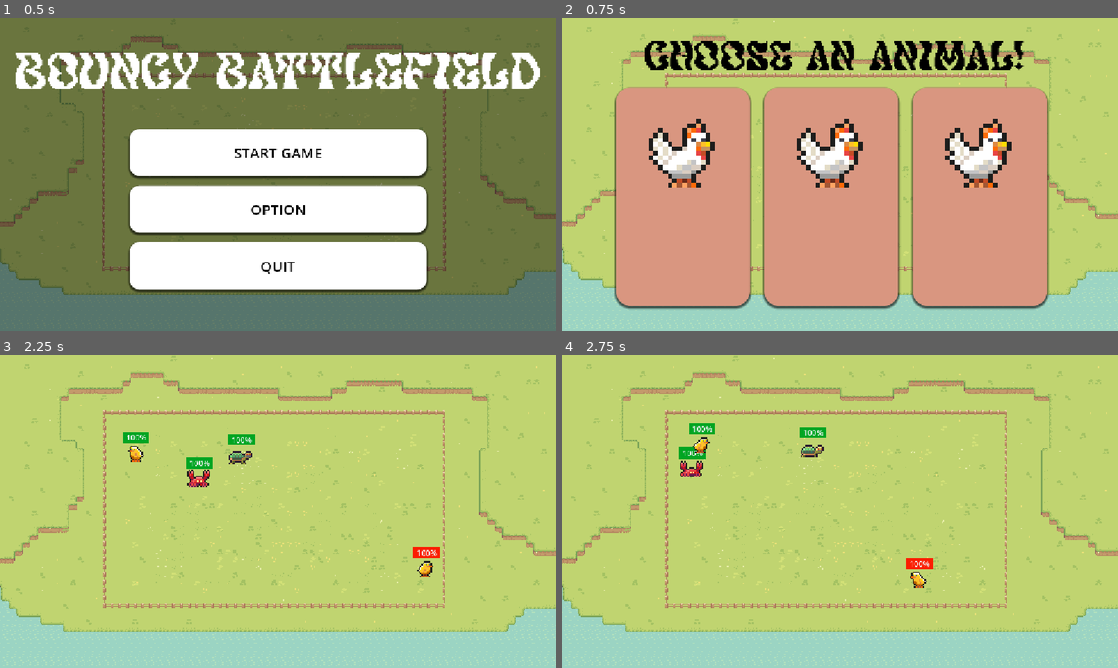
Above: before the commit, frames 1-4 (two rows, left to right).
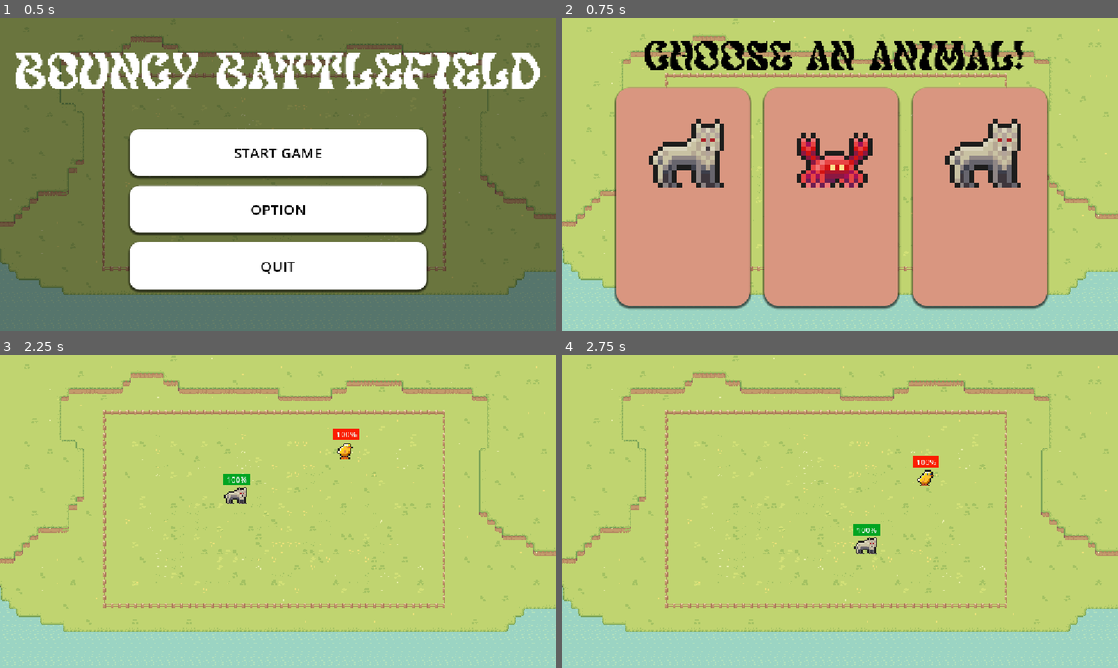
Above: after the commit, the same moments.

Repository: NNKD-Kevin/haven-project
Game: Godot game, scene res://scenes/main_menu.tscn
The game is run twice, just before and just after one commit, with the same random seed, the same clock (stepped at 60 frames per second) and the same inputs.
Inputs (mouse positions are in pixels of both pictures, inside the frame that each line leads up to):
- Up to frame 1 (0.5 s): no input
- Up to frame 2 (0.75 s): click "START GAME" at 0.5 s
- Up to frame 3 (2.25 s): click (122, 533) at 1.25 s; tap Enter at 2 s; move the mouse to (400, 495) at 2.02 s; hold Right from 2.03 s (still down); tap Space (start) at 2.1 s; click (400, 495) at 2.17 s
- Up to frame 4 (2.75 s): keep holding Right

Frame 1 is identical in both runs. In frame 2, 6.5% of the frame differs, in the area x 15-83%, y 32-55%; in frame 3, 1.8%; in frame 4, 1.8%.

Commit message:
Recruit system

Diff:
--- a/haven-game/script/global.gd
+++ b/haven-game/script/global.gd
@@ -1,6 +1,6 @@
 extends Node
 var battle_started=false
-var animals=['good_crab','good_chick','good_turtle']
+var animals=[]
 var enemies=[]
 var level=1
 
--- a/haven-game/script/recruit.gd
+++ b/haven-game/script/recruit.gd
@@ -4,22 +4,42 @@
 @onready var option1: AnimatedSprite2D = $"Option 1/AnimatedSprite2D"
 @onready var option2: AnimatedSprite2D = $Option2/AnimatedSprite2D
 @onready var option3: AnimatedSprite2D = $Option3/AnimatedSprite2D
-
+@onready var sprites=[option1,option2,option3]
+var choices=[]
 func _ready():
+	randomize()
 	h_box_container.visible = true
 	label.visible = true
 	option1.visible = true
 	option2.visible = 	true
 	option3.visible = true
+	choices=[]
+	for sprite in sprites:
+		var gacha=randi_range(1,4)
+		if gacha==1:
+			sprite.play('Chicken')
+			choices.append('good_chicken')
+		elif gacha==2:
+			sprite.play('Crab')
+			choices.append('good_crab')
+		elif gacha==3:
+			sprite.play('Turtle')
+			choices.append('good_turtle')
+		elif gacha==4:
+			sprite.play('Wolf')
+			choices.append('good_wolf')
 func _on_option_1_pressed() -> void:
 	h_box_container.visible = false
 	label.visible = false
 	option1.visible = false
+	Global.animals.append(choices[0])
 func _on_option_2_pressed() -> void:
 	h_box_container.visible = false
 	label.visible = false
 	option2.visible = false
+	Global.animals.append(choices[1])
 func _on_option_3_pressed() -> void:
 	h_box_container.visible = false
 	label.visible = false
 	option3.visible = false
+	Global.animals.append(choices[2])
--- a/haven-game/script/stage_level.gd
+++ b/haven-game/script/stage_level.gd
@@ -20,42 +20,34 @@
 func spawn_type(type):
 	if type == "good_crab":
 		var good_crab = good_crab_path.instantiate()
-		randomize()
 		good_crab.global_position = Vector2(randi_range(300,500),randi_range(150,500))
 		get_parent().add_child(good_crab)
 	if type=="good_chick":
 		var good_chick = good_chick_path.instantiate()
-		randomize()
 		good_chick.global_position = Vector2(randi_range(300,500),randi_range(150,500))
 		get_parent().add_child(good_chick)
 	if type=="good_wolf":
 		var good_wolf = good_wolf_path.instantiate()
-		randomize()
 		good_wolf.global_position = Vector2(randi_range(300,500),randi_range(150,500))
 		get_parent().add_child(good_wolf)
 	if type=="good_turtle":
 		var good_turtle = good_turtle_path.instantiate()
-		randomize()
 		good_turtle.global_position = Vector2(randi_range(300,500),randi_range(150,500))
 		get_parent().add_child(good_turtle)
 	if type == "bad_crab":
 		var bad_crab = bad_crab_path.instantiate()
-		randomize()
 		bad_crab.global_position = Vector2(randi_range(700,900),randi_range(150,500))
 		get_parent().add_child(bad_crab)
 	if type=="bad_chick":
 		var bad_chick = bad_chick_path.instantiate()
-		randomize()
 		bad_chick.global_position = Vector2(randi_range(700,900),randi_range(150,500))
 		get_parent().add_child(bad_chick)
 	if type=="bad_wolf":
 		var bad_wolf = bad_wolf_path.instantiate()
-		randomize()
 		bad_wolf.global_position = Vector2(randi_range(700,900),randi_range(150,500))
 		get_parent().add_child(bad_wolf)
 	if type=="bad_turtle":
 		var bad_turtle = bad_turtle_path.instantiate()
-		randomize()
 		bad_turtle.global_position = Vector2(randi_range(700,900),randi_range(150,500))
 		get_parent().add_child(bad_turtle)
 
@@ -64,8 +56,9 @@
 		combat=false
 		Global.level+=1
 		print(Global.level)
-	if len(Global.animals)==0:
+	if len(Global.animals)==0 and combat:
 		combat=false
+		get_tree().change_scene_to_file("res://scenes/Defeat.tscn")
 
 func _input(event: InputEvent) -> void:
 	if Input.is_action_just_pressed("start") and not combat:
